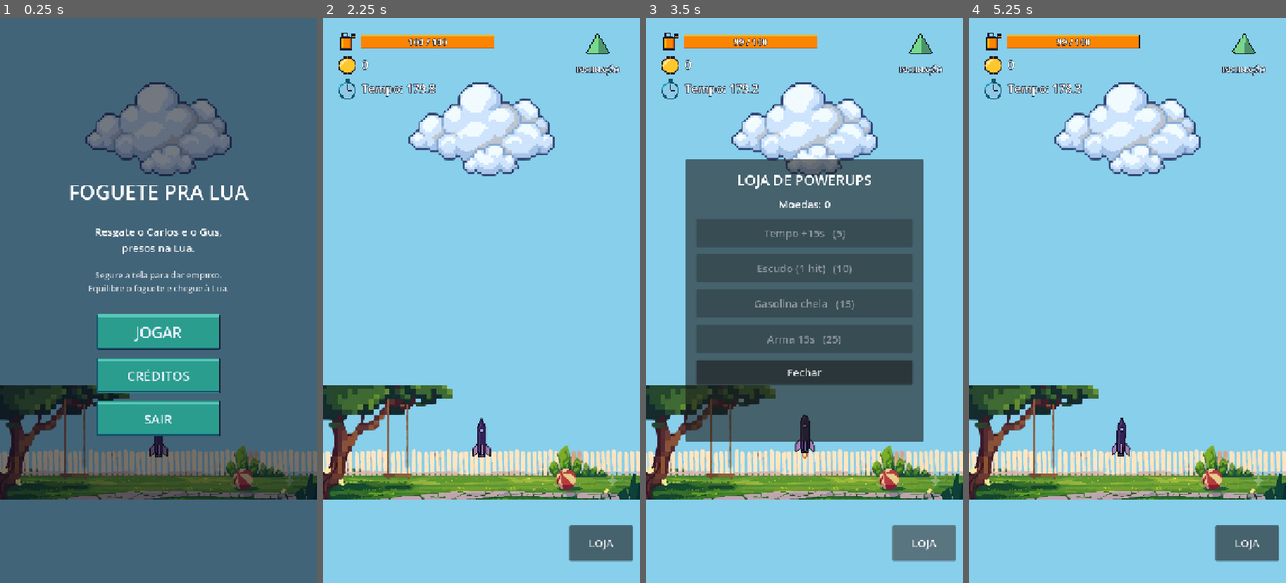
Above: before the commit, frames 1-4 (left to right).
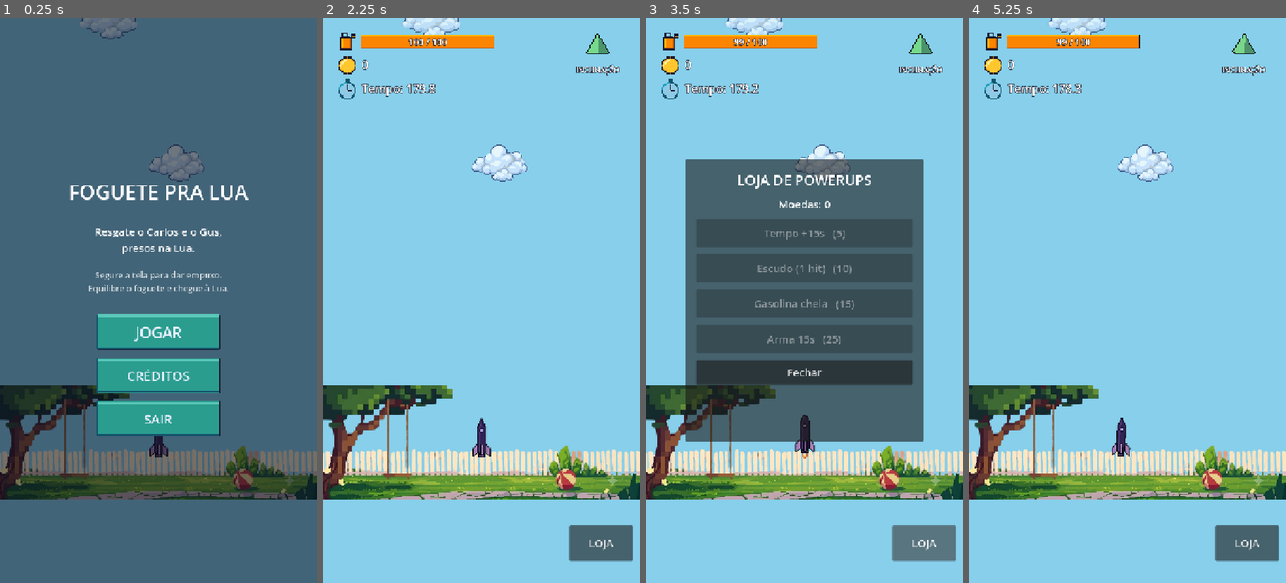
Above: after the commit, the same moments.

Repository: lucasevero/foguete-pra-lua
Game: Godot game, scene res://main.tscn
Same seed, same stepped clock (60 frames per second), same inputs: the game is played once before the commit and once after it.
Inputs:
- Up to frame 1 (0.25 s): no input
- Up to frame 2 (2.25 s): click "JOGAR" at 0.5 s; click "Atender" at 1.25 s; click "Pular" at 2 s
- Up to frame 3 (3.5 s): click "LOJA" at 2.75 s
- Up to frame 4 (5.25 s): click "Fechar" at 3.5 s; click "LOJA" at 4.25 s; click "Fechar" at 5 s

The runs differ from the first frame. In frame 1, 3.9% of the frame differs, in the area x 25-74%, y 0-29%; in frame 2, 5.0%, in the area x 24-74%, y 0-29%; in frame 3, 4.8%; in frame 4, 5.0%.

Commit message:
Clouds: many small scattered instead of one centered
Clouds is now a Node2D container; _spawn_clouds spawns cloud_count (16) small
cloud sprites at random x/y across the low-altitude band (ground_y-200 to -3200),
varied scale (0.12-0.30) and alpha. Container fades by altitude.

Verified: imports clean, editor renders, web re-exported.

Co-Authored-By: Claude Opus 4.8 <noreply@anthropic.com>

Diff:
--- a/parallax_bg.gd
+++ b/parallax_bg.gd
@@ -6,15 +6,18 @@
 ## Escuta GameEvents.altitude_changed (0.0 = chão, 1.0 = Lua).
 ## Estrelas ainda são placeholder procedural (sem asset bg_stars ainda).
 
+const CLOUD_TEX := preload("res://assets/sprites/background/bg_clouds.png")
+
 @export var earth_sky: Color = Color(0.53, 0.81, 0.92)
 @export var deep_space: Color = Color(0.02, 0.02, 0.08)
 @export var ground_y: float = 950.0    # chão/cidade no início (casar com player start ~950)
 @export var moon_y: float = -9050.0    # deve casar com moon de game_manager (start 950 + offset -10000)
+@export var cloud_count: int = 16      # nuvens pequenas espalhadas pela zona baixa
 
 @onready var sky_rect: ColorRect = $SkyLayer/SkyRect
 @onready var stars: Parallax2D = $Stars
 @onready var stars_sprite: Sprite2D = $Stars/StarsSprite
-@onready var clouds: Sprite2D = $Clouds
+@onready var clouds: Node2D = $Clouds
 @onready var city: Sprite2D = $City
 @onready var moon: Sprite2D = $Moon
 
@@ -29,16 +32,26 @@
 	city.position = Vector2(360, ground_y)
 	moon.scale = Vector2(0.9, 0.9)
 	moon.position = Vector2(360, moon_y)
-	clouds.scale = Vector2(0.7, 0.7)
-	clouds.position = Vector2(360, ground_y - 700)  # camada baixa, acima do quintal
+	_spawn_clouds()
 
 	_on_altitude_changed(0.0)
+
+func _spawn_clouds() -> void:
+	# várias nuvens pequenas espalhadas pela zona baixa (não uma só no centro)
+	for i in cloud_count:
+		var c := Sprite2D.new()
+		c.texture = CLOUD_TEX
+		var s := randf_range(0.12, 0.30)
+		c.scale = Vector2(s, s)
+		c.position = Vector2(randf() * 720.0, ground_y - randf_range(200.0, 3200.0))
+		c.modulate.a = randf_range(0.7, 1.0)
+		clouds.add_child(c)
 
 func _on_altitude_changed(ratio: float) -> void:
 	var r := clampf(ratio, 0.0, 1.0)
 	sky_rect.color = earth_sky.lerp(deep_space, r)
 	stars_sprite.modulate.a = r                        # estrelas surgem no espaço
-	clouds.modulate.a = clampf(1.0 - r * 3.5, 0.0, 1.0) # nuvens só perto do chão
+	clouds.modulate.a = clampf(1.0 - r * 2.5, 0.0, 1.0) # nuvens só na faixa baixa
 
 # --- Placeholder procedural das estrelas (trocar quando chegar bg_stars) ---
 
--- a/parallax_bg.tscn
+++ b/parallax_bg.tscn
@@ -1,9 +1,8 @@
-[gd_scene load_steps=5 format=3]
+[gd_scene load_steps=4 format=3]
 
 [ext_resource type="Script" path="res://parallax_bg.gd" id="1"]
 [ext_resource type="Texture2D" path="res://assets/sprites/background/bg_city.png" id="2"]
 [ext_resource type="Texture2D" path="res://assets/sprites/background/bg_moon.png" id="3"]
-[ext_resource type="Texture2D" path="res://assets/sprites/background/bg_clouds.png" id="4"]
 
 [node name="Background" type="Node2D"]
 z_index = -5
@@ -24,8 +23,7 @@
 [node name="StarsSprite" type="Sprite2D" parent="Stars"]
 centered = false
 
-[node name="Clouds" type="Sprite2D" parent="."]
-texture = ExtResource("4")
+[node name="Clouds" type="Node2D" parent="."]
 
 [node name="City" type="Sprite2D" parent="."]
 texture = ExtResource("2")
Not shown, changed: .claude/devlog/pickups.md
